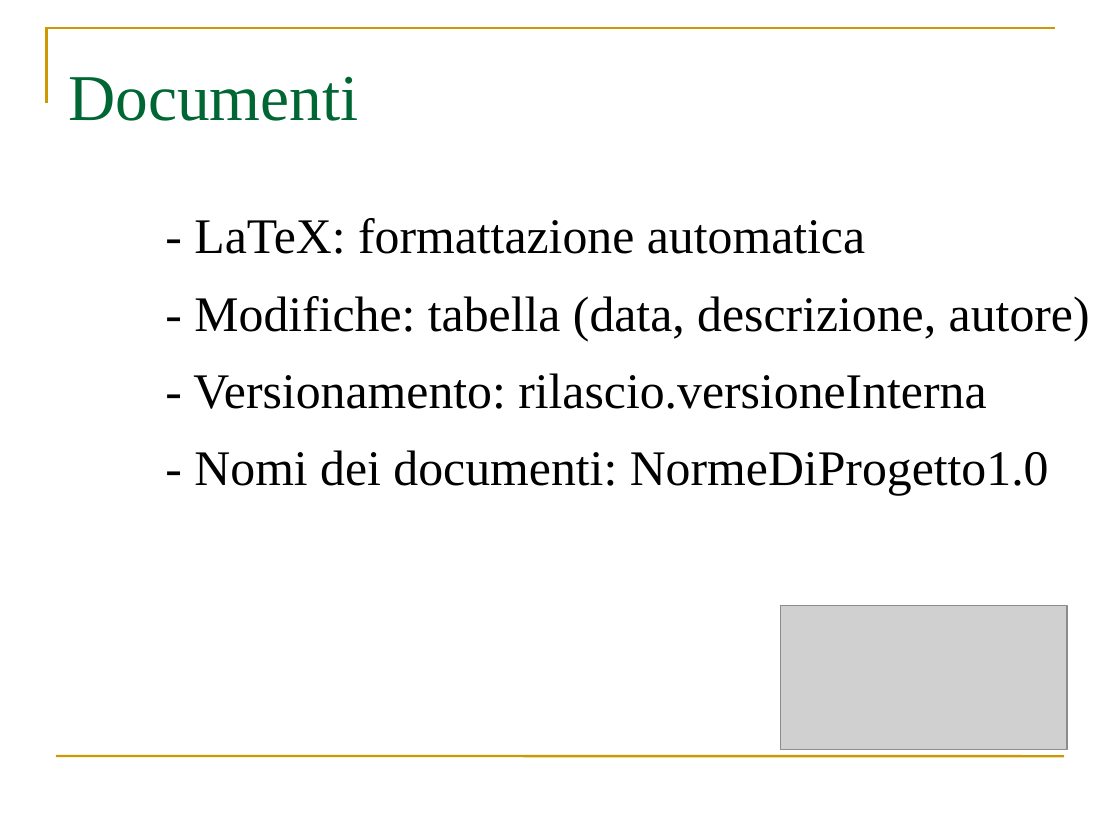
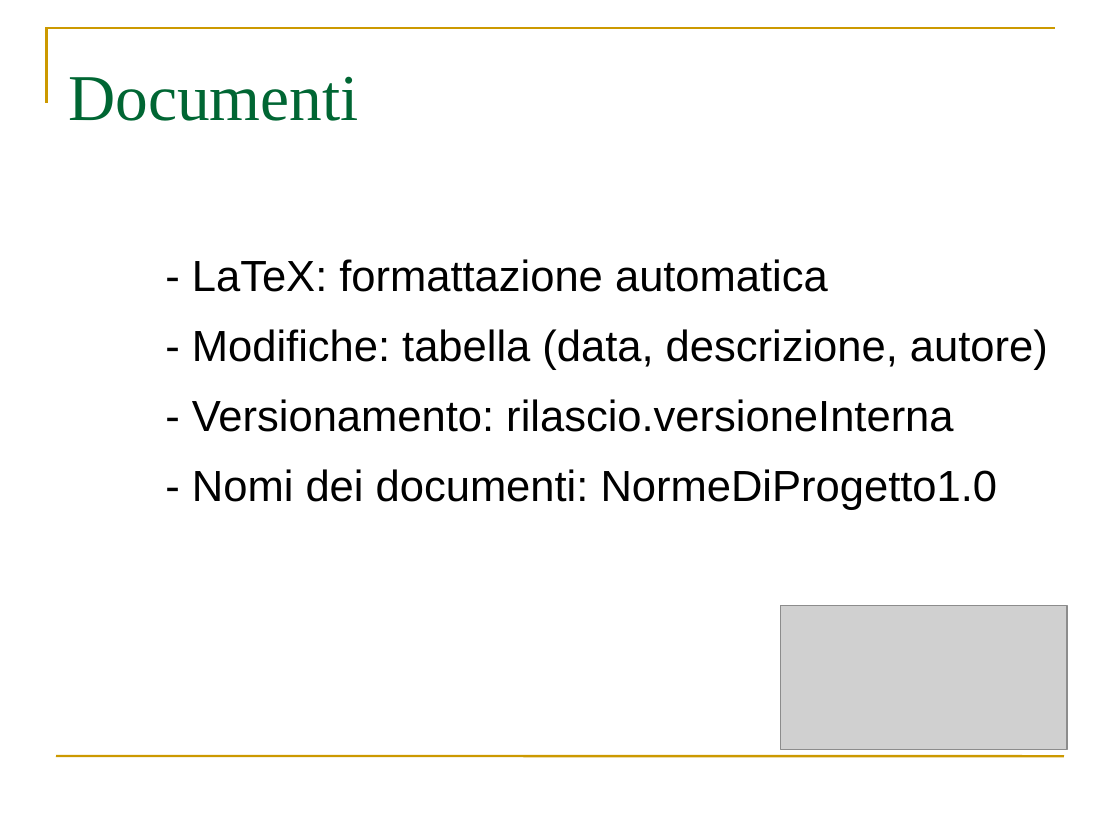
Before and after one commit to webshape/ajaxdraw, a slide deck: slide 6 of doc/PresentazioneRR/PresentazioneRR.ppt. Drawn at 1120x840 pixels with LibreOffice and Linux fonts; fonts in the diff are those of the drawing; grey boxes stand for pictures. Boxes give left, top, right and bottom in pixels: in the first picture for what was removed or moved away, otherwise in the second. Text is boxed around its words. In the diff, an @@ line names an element or a change of style, - is before the commit and + after.

```diff
--- a/doc/PresentazioneRR/PresentazioneRR.ppt
+++ b/doc/PresentazioneRR/PresentazioneRR.ppt
@@ text "- LaTeX: formattazione automatica": place and size @@
-text "- LaTeX: formattazione automatica" at bbox=[193, 218, 1090, 495]
+text "- LaTeX: formattazione automatica" at bbox=[192, 259, 1048, 510]
@@ text "- LaTeX: formattazione automatica" at bbox=[192, 259, 1048, 510]: size 32 to 28 pt, font Times New Roman to Arial @@
```
Also in this commit, not shown: 10 other slides changed, 1 other file.
